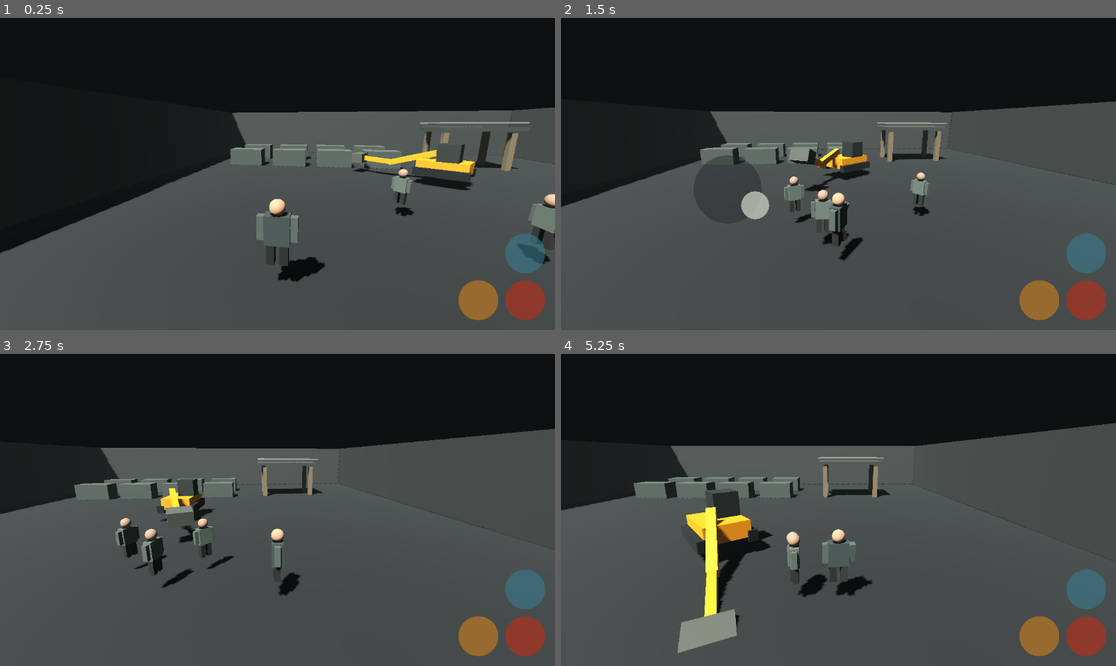
Above: before the commit, frames 1-4 (two rows, left to right).
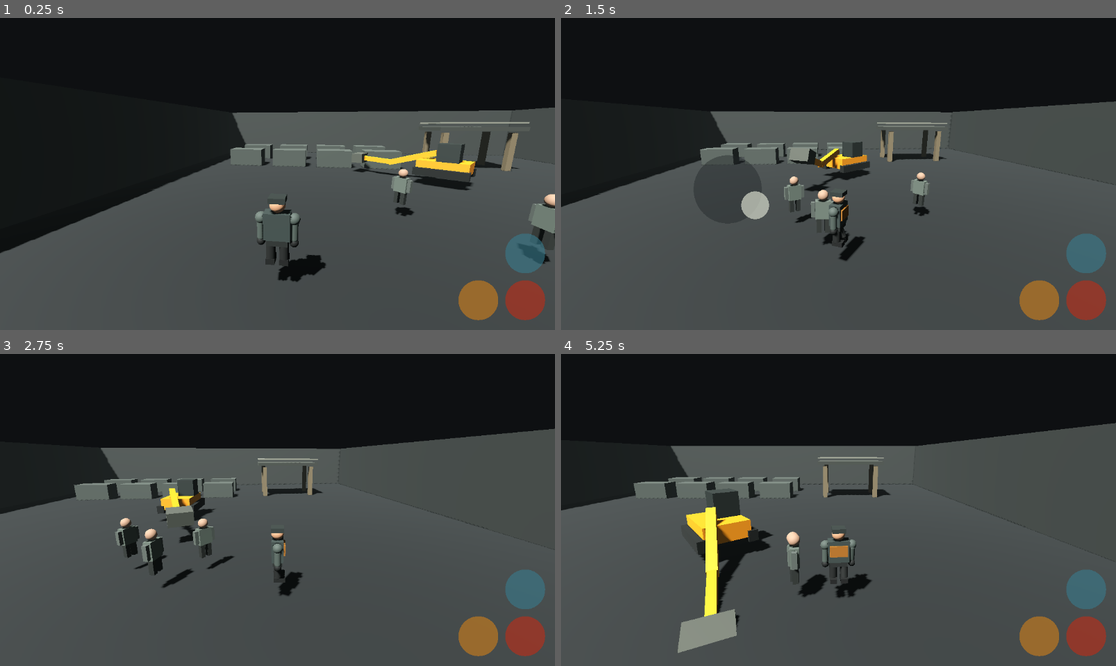
Above: after the commit, the same moments.

Repository: IssisX/IssisX
Game: Godot game, scene res://Main.tscn
Two runs of this game, one before a commit and one after it. Both use one fixed random seed, a clock stepped at 60 frames per second and the inputs below.
Inputs (mouse positions are in pixels of both pictures, inside the frame that each line leads up to):
- Up to frame 1 (0.25 s): no input
- Up to frame 2 (1.5 s): move the mouse to (960, 158) at 0.52 s; hold D 0.53-1.25 s; hold E 0.53-1.25 s; click (960, 158) at 0.67 s; drag from (727, 189) to (810, 236) at 1.27 s
- Up to frame 3 (2.75 s): move the mouse to (333, 441) at 2.02 s; hold D from 2.03 s (still down); hold K from 2.03 s (still down)
- Up to frame 4 (5.25 s): release D at 2.75 s; release K at 2.75 s; drag from (810, 572) to (672, 463) at 2.77 s; move the mouse to (1005, 556) at 3.52 s; hold A 3.53-4.25 s; hold J 3.53-4.25 s; drag from (672, 463) to (755, 432) at 4.27 s; move the mouse to (866, 510) at 5.02 s; hold S from 5.03 s (still down); hold E from 5.03 s (still down); click (866, 510) at 5.17 s

The runs differ from the first frame. In frame 1, 0.5% of the frame differs, in the area x 45-59%, y 56-85%; in frame 2, 0.3%; in frame 3, 0.2%; in frame 4, 0.5%.

Commit message:
Improve player industrial-brute silhouette

Diff:
--- a/kinetic-foundry/scripts/player.gd
+++ b/kinetic-foundry/scripts/player.gd
@@ -34,35 +34,98 @@
     health = maxf(0.0, health - damage)
 
 func _build_visual() -> void:
+    var pelvis := GeomUtil.box_mesh(
+        Vector3(0.72, 0.38, 0.42),
+        Color(0.105, 0.115, 0.108),
+        0.86,
+        0.02
+    )
+    pelvis.position.y = 0.90
+    _visual.add_child(pelvis)
+
     var torso := GeomUtil.box_mesh(
-        Vector3(0.86, 1.02, 0.48),
-        Color(0.20, 0.23, 0.22),
+        Vector3(0.88, 0.92, 0.50),
+        Color(0.18, 0.21, 0.20),
         0.72,
         0.08
     )
-    torso.position.y = 1.24
+    torso.position.y = 1.38
     _visual.add_child(torso)
+
+    var vest := GeomUtil.box_mesh(
+        Vector3(0.74, 0.46, 0.08),
+        Color(0.48, 0.30, 0.08),
+        0.82,
+        0.05
+    )
+    vest.position = Vector3(0.0, 1.43, -0.29)
+    _visual.add_child(vest)
+
+    var neck := GeomUtil.capsule_mesh(
+        0.11,
+        0.28,
+        Color(0.52, 0.39, 0.30)
+    )
+    neck.position.y = 1.92
+    _visual.add_child(neck)
+
     var head := GeomUtil.sphere_mesh(
         0.27,
-        Color(0.64, 0.48, 0.37)
-    )
-    head.position.y = 2.00
+        Color(0.62, 0.46, 0.35)
+    )
+    head.position.y = 2.10
     _visual.add_child(head)
+
+    var helmet := GeomUtil.box_mesh(
+        Vector3(0.55, 0.18, 0.56),
+        Color(0.15, 0.17, 0.16),
+        0.66,
+        0.10
+    )
+    helmet.position = Vector3(0.0, 2.28, 0.0)
+    _visual.add_child(helmet)
+
     for side in [-1.0, 1.0]:
-        var arm := GeomUtil.box_mesh(
-            Vector3(0.25, 0.84, 0.27),
-            Color(0.25, 0.28, 0.26)
+        var shoulder := GeomUtil.sphere_mesh(
+            0.20,
+            Color(0.24, 0.27, 0.25)
+        )
+        shoulder.position = Vector3(side * 0.55, 1.62, 0.0)
+        _visual.add_child(shoulder)
+
+        var arm := GeomUtil.capsule_mesh(
+            0.13,
+            0.82,
+            Color(0.23, 0.26, 0.24)
         )
         arm.name = "Arm"
-        arm.position = Vector3(side * 0.56, 1.28, 0.0)
+        arm.position = Vector3(side * 0.56, 1.22, 0.0)
         _visual.add_child(arm)
-        var leg := GeomUtil.box_mesh(
-            Vector3(0.29, 0.88, 0.30),
-            Color(0.10, 0.11, 0.10)
+
+        var glove := GeomUtil.sphere_mesh(
+            0.15,
+            Color(0.07, 0.075, 0.07)
+        )
+        glove.position = Vector3(side * 0.56, 0.79, 0.0)
+        _visual.add_child(glove)
+
+        var leg := GeomUtil.capsule_mesh(
+            0.16,
+            0.92,
+            Color(0.085, 0.09, 0.085)
         )
         leg.name = "Leg"
-        leg.position = Vector3(side * 0.23, 0.44, 0.0)
+        leg.position = Vector3(side * 0.23, 0.48, 0.0)
         _visual.add_child(leg)
+
+        var boot := GeomUtil.box_mesh(
+            Vector3(0.30, 0.20, 0.48),
+            Color(0.055, 0.06, 0.055),
+            0.96,
+            0.04
+        )
+        boot.position = Vector3(side * 0.23, 0.10, -0.08)
+        _visual.add_child(boot)
 
 func _physics_process(delta: float) -> void:
     if hud == null or camera_rig == null:
